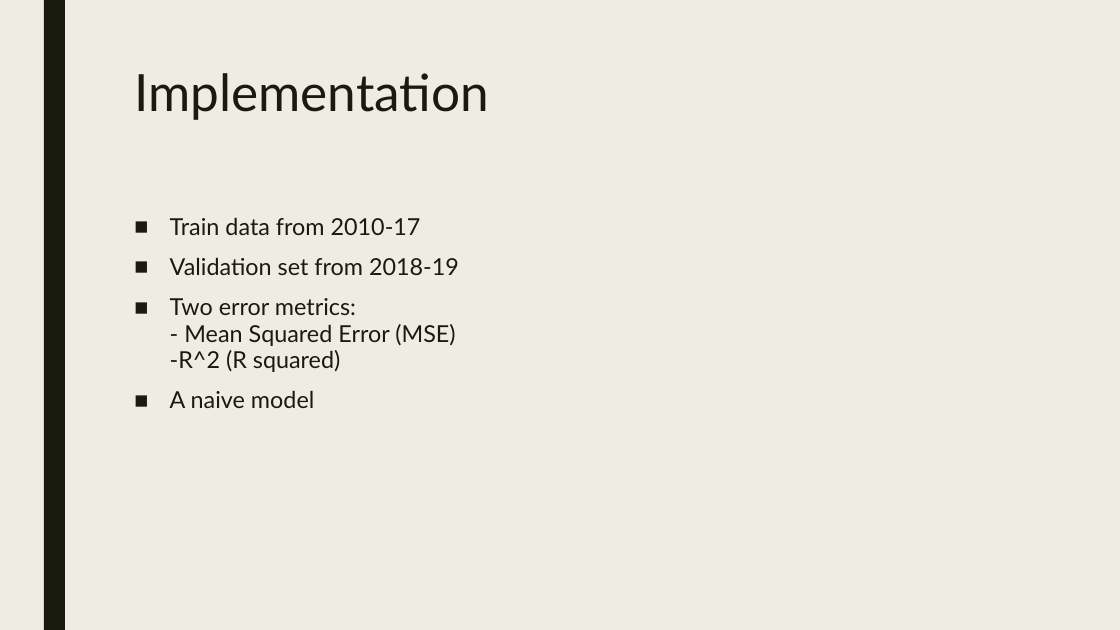
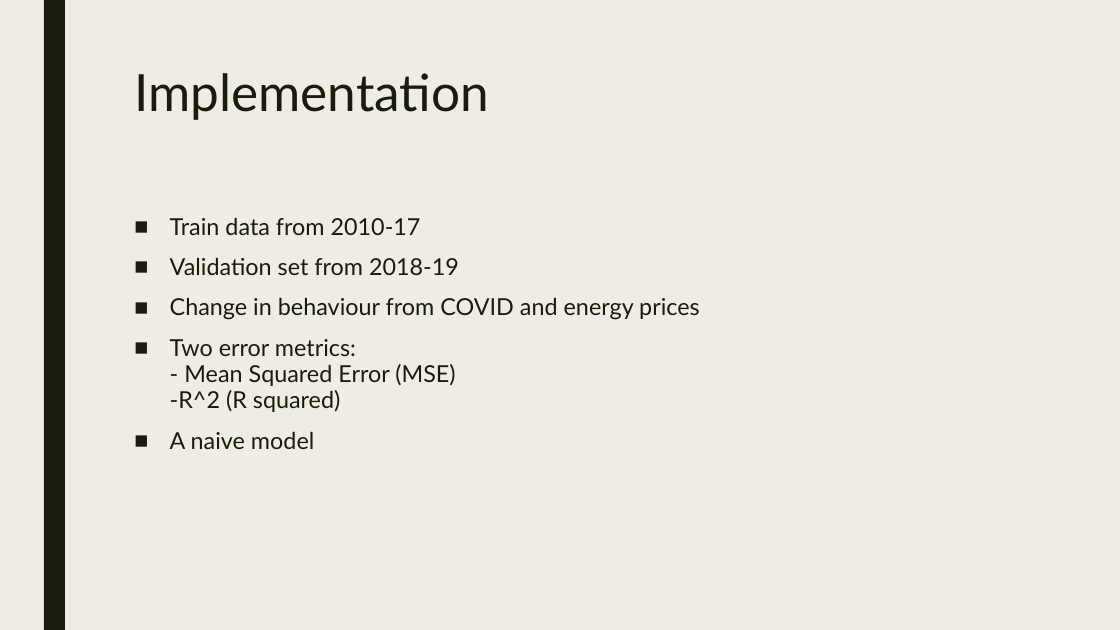
Before and after one commit to mathh17/Speciale, a slide deck: slide 11 of PP/Exploring climate data’s relevance to predict energy consumption.pptx. Drawn at 1120x630 pixels with LibreOffice and Linux fonts; fonts in the diff are those of the drawing. Boxes give left, top, right and bottom in pixels: in the first picture for what was removed or moved away, otherwise in the second. Text is boxed around its words. In the diff, an @@ line names an element or a change of style, - is before the commit and + after.

```diff
--- a/PP/Exploring climate data’s relevance to predict energy consumption.pptx
+++ b/PP/Exploring climate data’s relevance to predict energy consumption.pptx
@@ text at box(170, 297, 700, 320): paragraph added @@
+■ Change in behaviour from COVID and energy prices
```
Also in this commit, not shown: 2 other slides changed.
